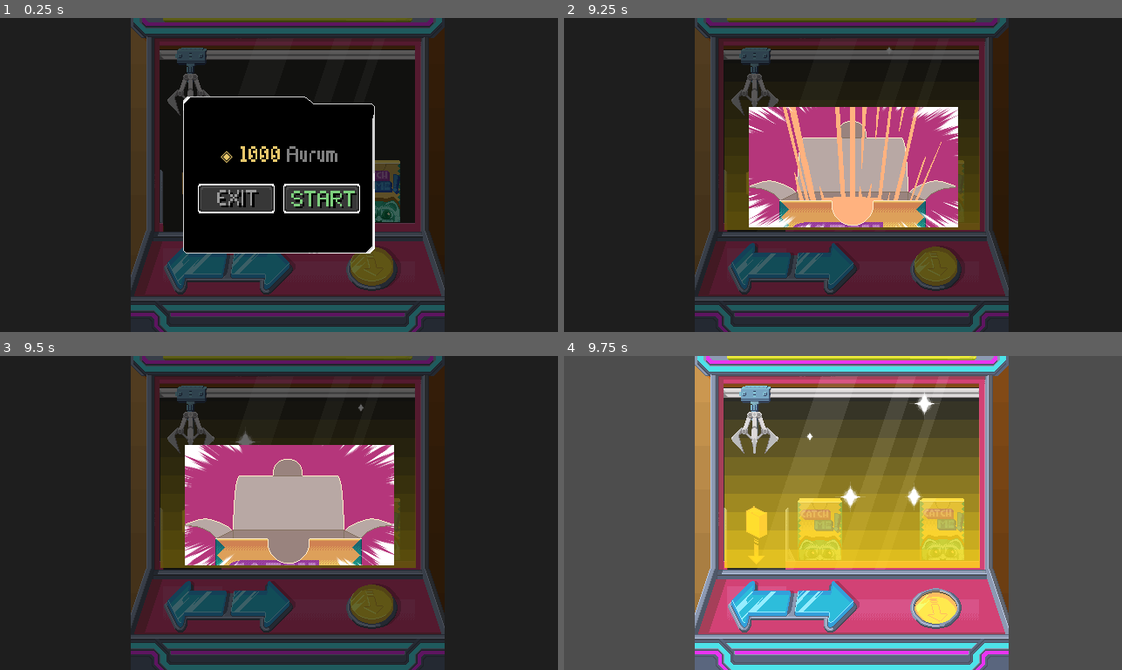
Above: before the commit, frames 1-4 (two rows, left to right).
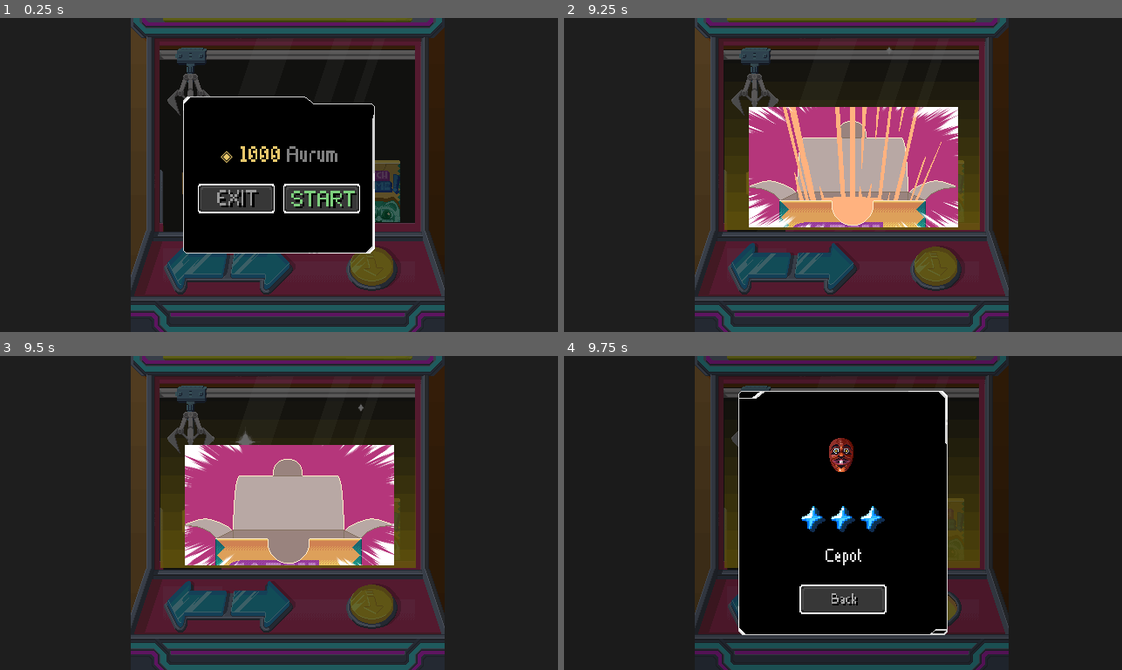
Above: after the commit, the same moments.

Repository: Sandy4j/crane_minigame
Game: Godot game, scene res://CraneMachine.tscn
Same seed, same stepped clock (60 frames per second), same inputs: the game is played once before the commit and once after it.
Inputs (mouse positions are in pixels of both pictures, inside the frame that each line leads up to):
- Up to frame 1 (0.25 s): no input
- Up to frame 2 (9.25 s): click "START" at 0.5 s; click (759, 269) at 1.25 s; click (826, 269) at 2 s; click (937, 269) at 2.75 s; hold Right (right) 3.53-4.28 s; hold Space (grab) 3.53-4.28 s; hold Left (left) 4.28-5.03 s; tap Space (grab) every 1.5 s from 4.35 to 8.85 s; hold Space (grab) 5.03-5.78 s; hold Right (right) 5.03-6.53 s; hold Space (grab) 6.53-7.28 s; hold Left (left) 6.53-8.78 s; hold Space (grab) 8.03-8.78 s; hold Right (right) from 8.78 s (still down)
- Up to frame 3 (9.5 s): keep holding Right (right)
- Up to frame 4 (9.75 s): keep holding Right (right); hold Space (grab) from 9.53 s (still down)

Frames 1-3 are identical in both runs. In frame 4, 100% of the frame differs, in the area x 0-100%, y 0-100%.
Error before the commit: Invalid call to function 'show_result' in base 'Control (CraneResult.gd)'. Expected 2 arguments. (res://Scripts/CraneMachine.gd:145)

Commit message:
feat: implement pools reward system with dynamic star display

Diff:
--- a/Scripts/Boxes.gd
+++ b/Scripts/Boxes.gd
@@ -13,8 +13,10 @@
 	$BoxC,
 	]
 
+var current_texture: Texture2D
+
 func randomize_boxes() -> void:
-	var selected_texture = BOX_TEXTURES[randi() % BOX_TEXTURES.size()]
+	current_texture = BOX_TEXTURES[randi() % BOX_TEXTURES.size()]
 	for i in range(boxes.size()):
 		if is_instance_valid(boxes[i]) and boxes[i].has_node("Sprite2D"):
-			boxes[i].get_node("Sprite2D").texture = selected_texture
+			boxes[i].get_node("Sprite2D").texture = current_texture
--- /dev/null
+++ b/Scripts/PoolsRewards.gd
@@ -0,0 +1,36 @@
+extends Node
+
+const POOLS = {
+	1: {
+		"chance": 85.0,
+		"items": ["bianlian", "bluespirit", "tengu"]
+	},
+	2: {
+		"chance": 12.0,
+		"items": ["dewi", "kitsune"]
+	},
+	3: {
+		"chance": 3.0,
+		"items": ["cepot"]
+	}
+}
+
+func get_random_reward() -> Dictionary:
+	var roll = randf() * 100.0
+	var rarity = 1
+	var cumulative = 0.0
+
+	for r in POOLS:
+		cumulative += POOLS[r]["chance"]
+		if roll <= cumulative:
+			rarity = r
+			break
+
+	var pool = POOLS[rarity]["items"]
+	var item_name = pool[randi() % pool.size()]
+
+	return {
+		"name": item_name,
+		"rarity": rarity,
+		"texture_path": "res://Asset/item hadiah/decorations_wall_" + item_name + ".png"
+	}
--- a/UI/CraneResult.gd
+++ b/UI/CraneResult.gd
@@ -1,34 +1,44 @@
 extends Control
+
+const STAR_TEXTURE = preload("res://Asset/font/Crane_RarityStars.png")
 
 signal result_closed
 
-@onready var item_image: TextureRect = $Panel/VLayout/ImageFrame/ItemImage
+@onready var item_image: TextureRect = $Panel/VLayout/ItemImage
 @onready var item_name: Label = $Panel/VLayout/ItemName
 @onready var back_button: TextureButton = $Panel/VLayout/BackButton
-
-var item_list = [
-	"decorations_wall_bianlian.png",
-	"decorations_wall_bluespirit.png",
-	"decorations_wall_cepot.png",
-	"decorations_wall_dewi.png",
-	"decorations_wall_kitsune.png",
-	"decorations_wall_tengu.png"
-]
+@onready var stars: HBoxContainer = $Panel/VLayout/RarityStars
 
 func _ready():
 	back_button.pressed.connect(_on_back_pressed)
 	visible = false
 
-func show_result(_item_name: String, _item_texture: Texture2D) -> void:
-	var random_item = item_list[randi() % item_list.size()]
+func show_result() -> void:
+	var pools = preload("res://Scripts/PoolsRewards.gd").new()
+	var reward = pools.get_random_reward()
+	pools.free()
 
-	var res_path = "res://Asset/item hadiah/" + random_item
+	var res_path = reward["texture_path"]
 	var tex = load(res_path)
-	var name = random_item.replace("decorations_wall_", "").replace(".png", "").capitalize()
+	var display_name = reward["name"].capitalize()
 
-	item_name.text = name
+	item_name.text = display_name
 	item_image.texture = tex
+
+	_update_stars(reward["rarity"])
+
 	visible = true
+
+func _update_stars(rarity: int) -> void:
+	for child in stars.get_children():
+		child.queue_free()
+
+	for i in rarity:
+		var star = TextureRect.new()
+		star.texture = STAR_TEXTURE
+		star.stretch_mode = TextureRect.STRETCH_KEEP_ASPECT_CENTERED
+		star.custom_minimum_size = Vector2(30, 30)
+		stars.add_child(star)
 
 func _input(event):
 	if visible and event.is_action_pressed("grab"):
Renamed: Asset/Crane_RarityStars.png -> Asset/font/Crane_RarityStars.png
Not shown, added: Asset/font/Crane_RarityStars.png.import
